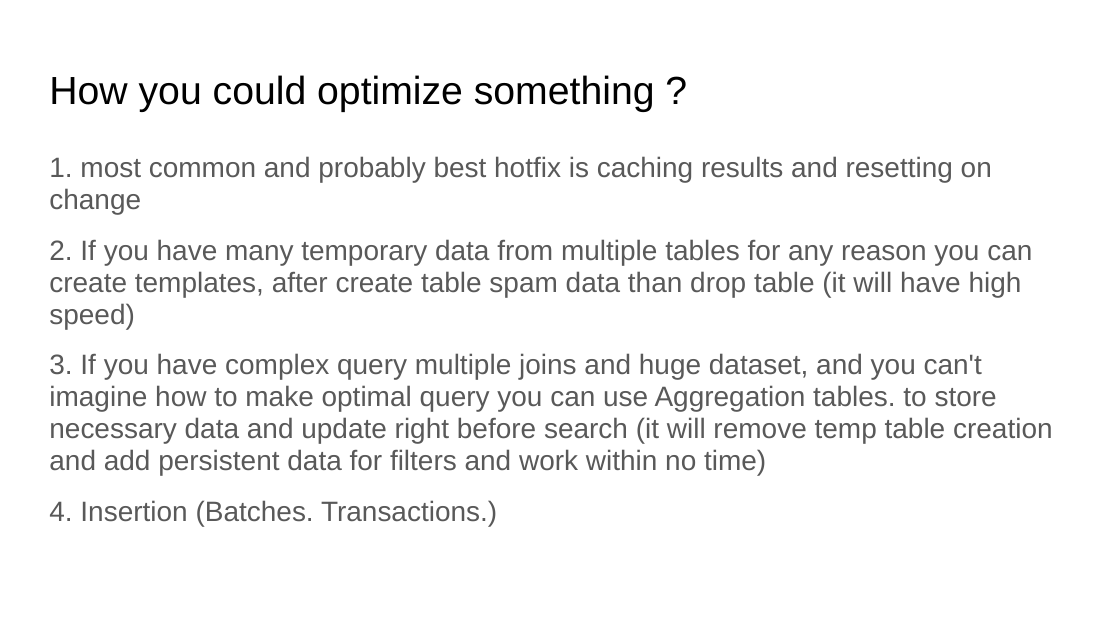
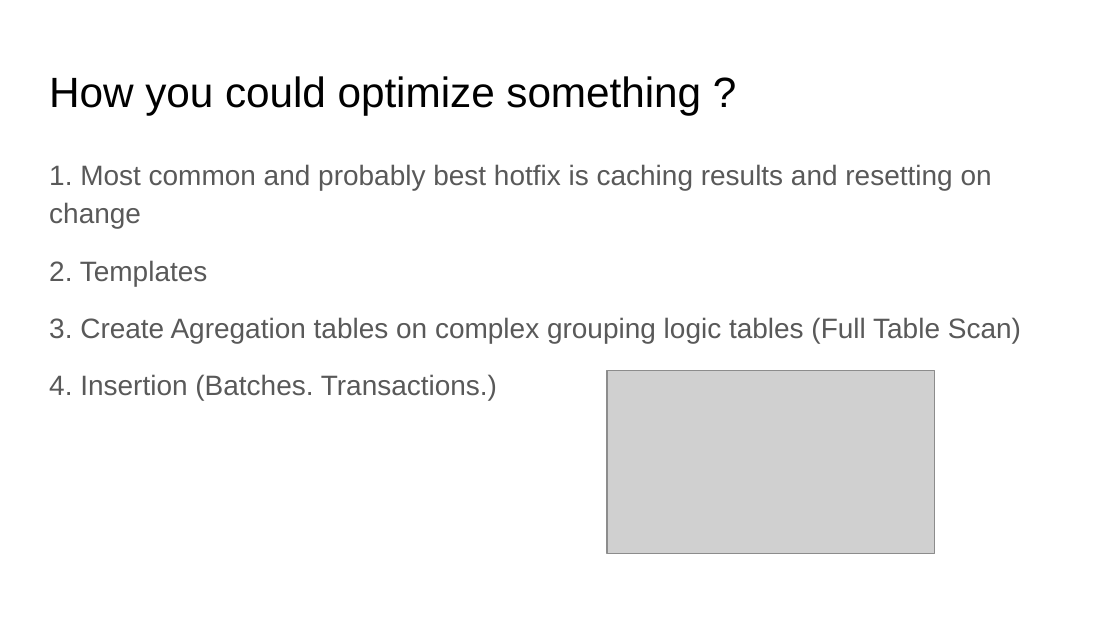
Before and after one commit to Neznajki/devclub-high-load-db, a slide deck: slide 14 of High Load System DB.pptx (slide 9 before the commit). Drawn at 1120x630 pixels with LibreOffice and Linux fonts; fonts in the diff are those of the drawing; grey boxes stand for pictures. Boxes give left, top, right and bottom in pixels: in the first picture for what was removed or moved away, otherwise in the second. Text is boxed around its words. In the diff, an @@ line names an element or a change of style, - is before the commit and + after.

```diff
--- a/High Load System DB.pptx
+++ b/High Load System DB.pptx
@@ text "How you could optimize something ..." at bbox=[49, 76, 701, 116]: size 25.2 to 27.2 pt @@
@@ text at bbox=[49, 164, 1021, 343]: text changed @@
-1. most common and probably best hotfix is caching results and resetting on change
-2. If you have many temporary data from multiple tables for any reason you can create templates, after create table spam data than drop table (it will have high speed)
-3. If you have complex query multiple joins and huge dataset, and you can't imagine how to make optimal query you can use Aggregation tables. to store necessary data and update right before search (it will remove temp table creation and add persistent data for filters and work within no time)
+1. Most common and probably best hotfix is caching results and resetting on change
+2. Templates
+3. Create Agregation tables on complex grouping logic tables (Full Table Scan)
@@ text at bbox=[49, 374, 497, 400]: line spacing 0.95 to 1.15 @@
@@ picture added at bbox=[607, 371, 935, 554] @@
```
Also in this commit, not shown: 14 other slides changed, 15 slides added, 5 slides removed, 1 other file.
